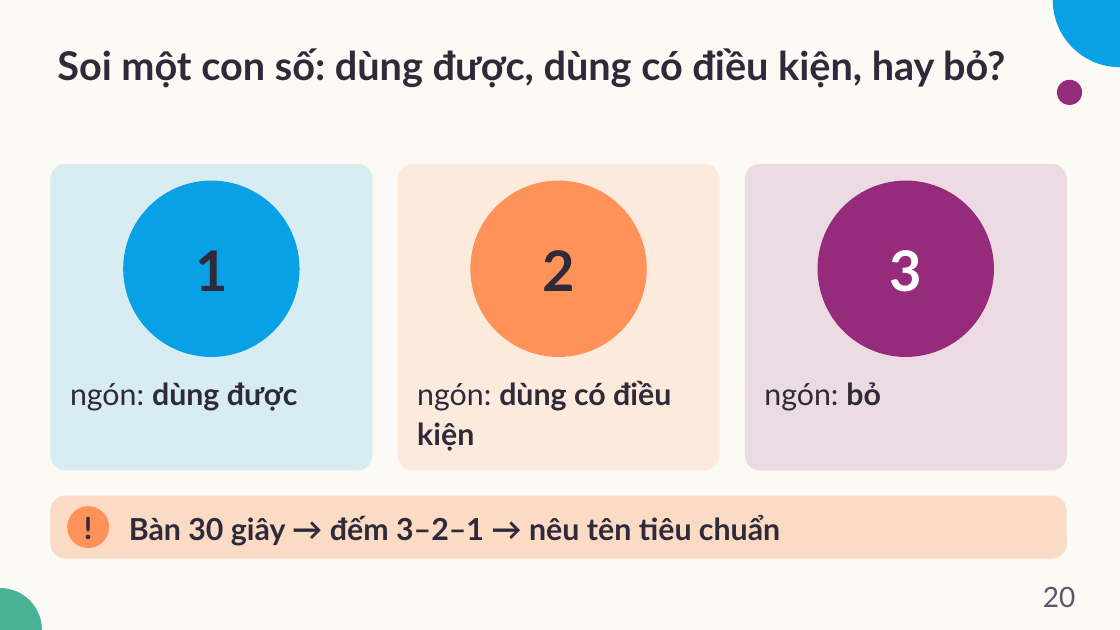
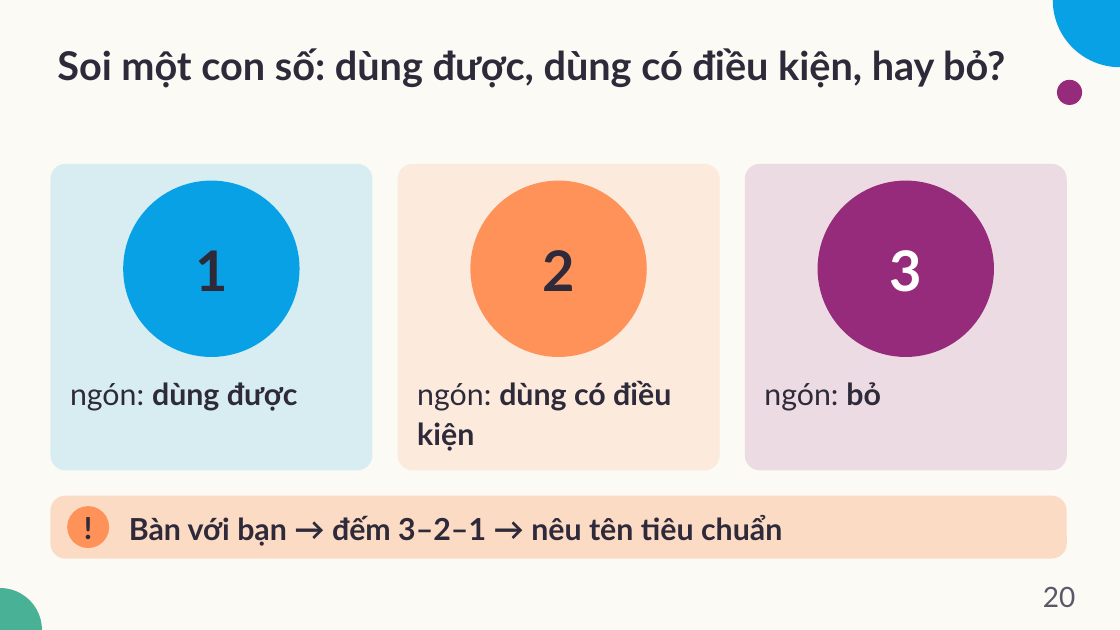
Before and after one commit to dnbaoquyen/academic-pptx-skill, a slide deck: slide 20 of mkt1107/output/MKT1107_W07_slides.pptx. Drawn at 1120x630 pixels with LibreOffice and Linux fonts; fonts in the diff are those of the drawing. Boxes give left, top, right and bottom in pixels: in the first picture for what was removed or moved away, otherwise in the second. Text is boxed around its words. In the diff, an @@ line names an element or a change of style, - is before the commit and + after.

```diff
--- a/mkt1107/output/MKT1107_W07_slides.pptx
+++ b/mkt1107/output/MKT1107_W07_slides.pptx
@@ text at <box>129,515,782,546</box>: text changed @@
-Bàn 30 giây → đếm 3–2–1 → nêu tên tiêu chuẩn
+Bàn với bạn → đếm 3–2–1 → nêu tên tiêu chuẩn
```
Also in this commit, not shown: 12 other slides changed, 21 other files.
